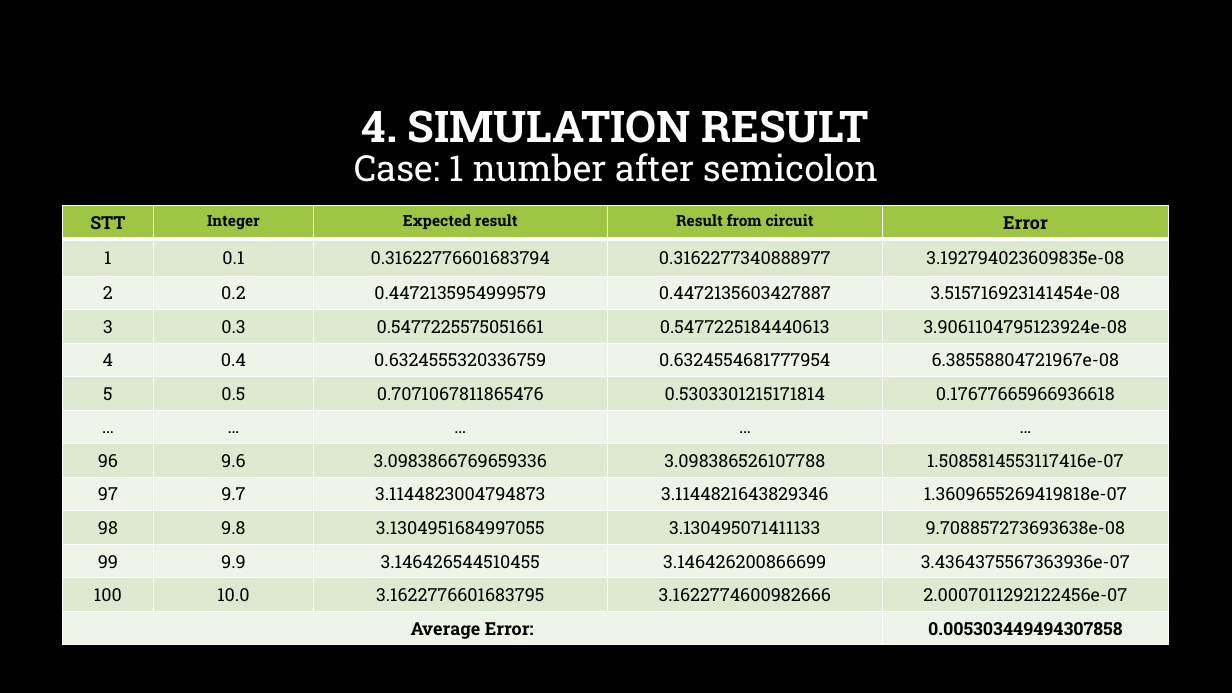
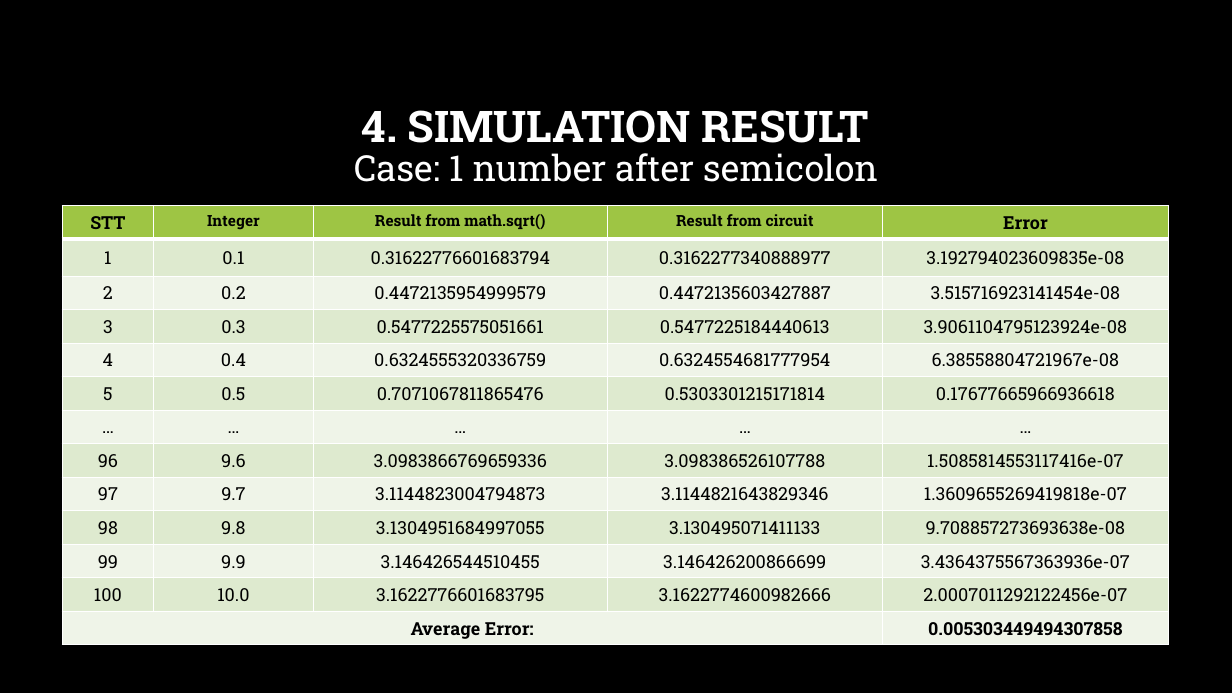
Before and after one commit to hohaicongthuan/Share-To-Other, a slide deck: slide 13 of Group Project/FloatingPointSquareRoot/Floating Point Squareroot.pptx. Drawn at 1232x693 pixels with LibreOffice and Linux fonts; fonts in the diff are those of the drawing; background and template pictures are left out. Boxes give left, top, right and bottom in pixels: in the first picture for what was removed or moved away, otherwise in the second. Text is boxed around its words. In the diff, an @@ line names an element or a change of style, - is before the commit and + after.

```diff
--- a/Group Project/FloatingPointSquareRoot/Floating Point Squareroot.pptx
+++ b/Group Project/FloatingPointSquareRoot/Floating Point Squareroot.pptx
@@ table at (62, 206, 1168, 643) @@
-row 1, column 3: Expected result
+row 1, column 3: Result from math.sqrt()
```
Also in this commit, not shown: 4 other slides changed, 2 slides added.
